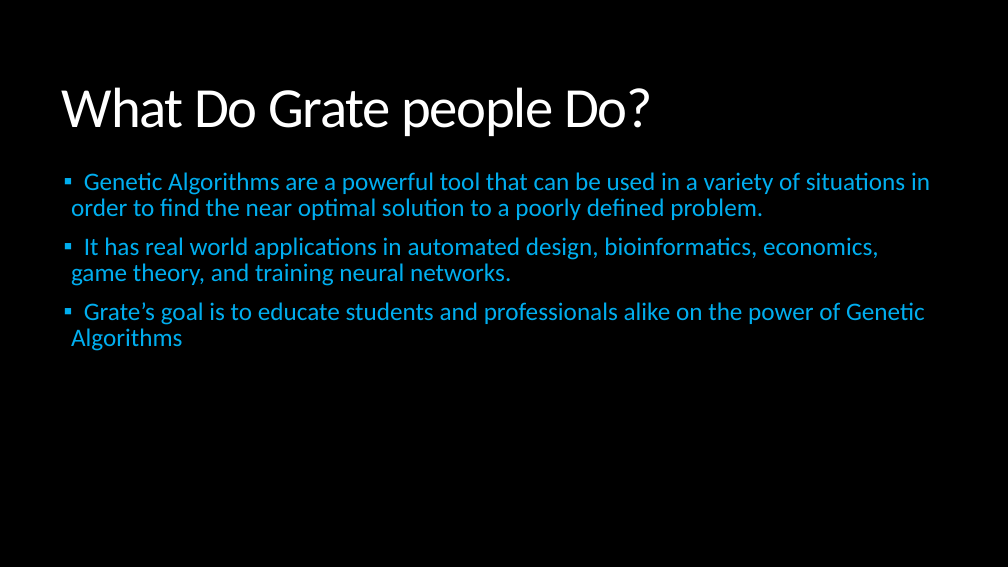
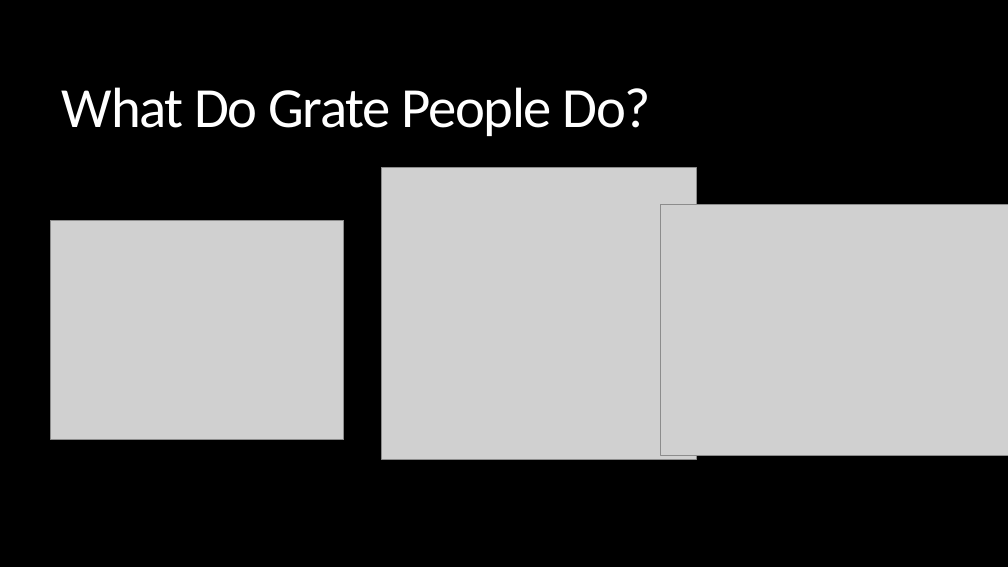
Before and after one commit to KelvinKKLin/GrateBox, a slide deck: slide 3 of Presentation.pptx. Drawn at 1008x567 pixels with LibreOffice and Linux fonts; fonts in the diff are those of the drawing; grey boxes stand for pictures. Boxes give left, top, right and bottom in pixels: in the first picture for what was removed or moved away, otherwise in the second. Text is boxed around its words. In the diff, an @@ line names an element or a change of style, - is before the commit and + after.

Commit message:
Updated Presentation
Need to add pictures

```diff
--- a/Presentation.pptx
+++ b/Presentation.pptx
@@ title at (62,87,651,136): text changed @@
-What Do Grate people Do?
+What Do Grate People Do?
@@ text removed at (71,172,930,351) @@
-▪ Genetic Algorithms are a powerful tool that can be used in a variety of situations in order to find the near optimal solution to a poorly defined problem.
-▪ It has real world applications in automated design, bioinformatics, economics, game theory, and training neural networks.
-▪ Grate’s goal is to educate students and professionals alike on the power of Genetic Algorithms
@@ picture added at (382,168,697,459) @@
@@ picture added at (661,205,1008,456) @@
@@ picture added at (51,220,344,440) @@
```
Also in this commit, not shown: 6 other slides changed, 8 slides added, 1 slide removed.
